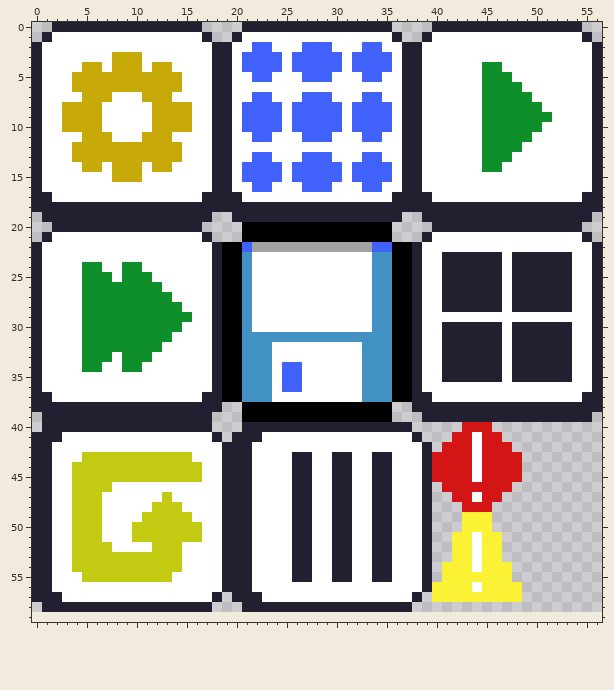
A pixel-art sprite gets an edit: sheet.png. This is how it looked before the edit.
The file is 57x59 pixels. The old version is drawn lined up with the new one, on the new canvas.
After:
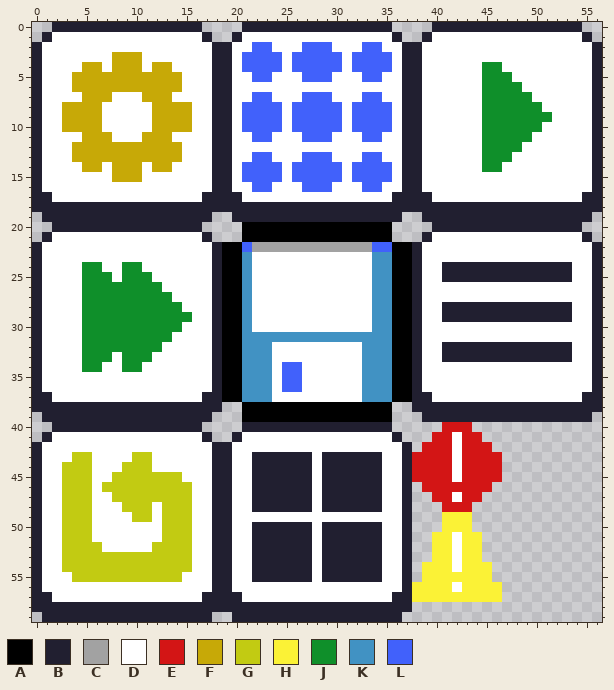
Palette (. is transparent): A #000000  B #211f30  C #a2a2a2  D #ffffff  E #d31515  F #c7a907  G #c2cb12  H #fbf236  J #0f8f2a  K #4192c3  L #4161fb
Message: Remove sprite rotation on sheet.png.
The edit:
canvas 57x59 -> 57x60
y 23: x 41..46 BBBBBB -> DDDDDD; x 48..53 BBBBBB -> DDDDDD
y 24..25: x 47 D -> B
y 26..27: x 41..46 BBBBBB -> DDDDDD; x 48..53 BBBBBB -> DDDDDD
y 28: x 47 D -> B
y 29: x 41..53 DDDDDDDDDDDDD -> BBBBBBBBBBBBB
y 30..31: x 41..46 BBBBBB -> DDDDDD; x 48..53 BBBBBB -> DDDDDD
y 32..33: x 47 D -> B
y 34..35: x 41..46 BBBBBB -> DDDDDD; x 48..53 BBBBBB -> DDDDDD
y 40: x 1 B -> .; x 17 B -> .; x 36..37 BB -> ..; x 41..42 .. -> EE; x 44..45 EE -> ..
y 41: x 0 B -> .; x 2 B -> D; x 17..18 DB -> B.; x 21..22 BB -> DD; x 36..38 DDB -> B..; x 40..42 ..E -> EED; x 44..46 DEE -> E..
y 42: x 1 B -> D; x 18 D -> B; x 20..21 BB -> DD; x 37..40 DDB. -> B.EE; x 42 E -> D; x 44 D -> E; x 46..47 EE -> ..
y 43: x 1 B -> D; x 4 D -> G; x 6..9 GGGG -> DDDD; x 12..15 GGGG -> DDDD; x 18 D -> B; x 20..25 BBDDDD -> DDBBBB; x 29 D -> B; x 32..33 DD -> BB; x 35 B -> D; x 37..39 DDB -> BEE; x 42 E -> D; x 44 D -> E; x 47..48 EE -> ..
y 44: x 1 B -> D; x 3 D -> G; x 6..8 GGG -> DDD; x 12..16 GGGGG -> DDDDD; x 18 D -> B; x 20..25 BBDDDD -> DDBBBB; x 29 D -> B; x 32..33 DD -> BB; x 35 B -> D; x 37..39 DDB -> BEE; x 42 E -> D; x 44 D -> E; x 47..48 EE -> ..
y 45: x 1 B -> D; x 3 D -> G; x 6..7 GG -> DD; x 15..16 GG -> DD; x 18 D -> B; x 20..25 BBDDDD -> DDBBBB; x 29 D -> B; x 32..33 DD -> BB; x 35 B -> D; x 37..39 DDB -> BEE; x 42 E -> D; x 44 D -> E; x 47..48 EE -> ..
y 46: x 1 B -> D; x 3 D -> G; x 6 G -> D; x 8..15 DDDDDDDD -> GGGGGGGG; x 18 D -> B; x 20..25 BBDDDD -> DDBBBB; x 29 D -> B; x 32..33 DD -> BB; x 35 B -> D; x 37..40 DDB. -> B.EE; x 46..47 EE -> ..
y 47: x 1 B -> D; x 3 D -> G; x 6 G -> D; x 8..12 DDDDD -> GGGGG; x 14..15 DD -> GG; x 18 D -> B; x 20..25 BBDDDD -> DDBBBB; x 29 D -> B; x 32..33 DD -> BB; x 35 B -> D; x 37..42 DDB..E -> B..EED; x 44..46 DEE -> E..
y 48: x 1 B -> D; x 3 D -> G; x 6 G -> D; x 9..12 DDDG -> GGGD; x 15 D -> G; x 18 D -> B; x 20..25 BBDDDD -> DDBBBB; x 29 D -> B; x 32..33 DD -> BB; x 35 B -> D; x 37..39 DDB -> B..; x 41..42 .. -> EE; x 44..45 EE -> ..
y 49: x 1 B -> D; x 3 D -> G; x 6 G -> D; x 10 D -> G; x 12 G -> D; x 18 D -> B; x 20..21 BB -> DD; x 26..27 BB -> DD; x 30..31 BB -> DD; x 34..35 BB -> DD; x 37..39 DDB -> B..; x 41..42 .. -> HH; x 44..45 HH -> ..
y 50: x 1 B -> D; x 3 D -> G; x 6 G -> D; x 10..12 GGG -> DDD; x 16 G -> D; x 18 D -> B; x 20..25 BBDDDD -> DDBBBB; x 29 D -> B; x 32..33 DD -> BB; x 35 B -> D; x 37..39 DDB -> B..; x 41..42 .. -> HH; x 44..45 HH -> ..
y 51: x 1 B -> D; x 3 D -> G; x 6 G -> D; x 10..12 GGG -> DDD; x 16 G -> D; x 18 D -> B; x 20..25 BBDDDD -> DDBBBB; x 29 D -> B; x 32..33 DD -> BB; x 35 B -> D; x 37..42 DDB..H -> B..HHD; x 44..46 DHH -> H..
y 52: x 1 B -> D; x 3 D -> G; x 7 G -> D; x 15 D -> G; x 18 D -> B; x 20..25 BBDDDD -> DDBBBB; x 29 D -> B; x 32..33 DD -> BB; x 35 B -> D; x 37..42 DDB..H -> B..HHD; x 44..46 DHH -> H..
y 53: x 1 B -> D; x 3 D -> G; x 15 D -> G; x 18 D -> B; x 20..25 BBDDDD -> DDBBBB; x 29 D -> B; x 32..33 DD -> BB; x 35 B -> D; x 37..42 DDB..H -> B..HHD; x 44..46 DHH -> H..
y 54: x 1 B -> D; x 3 D -> G; x 15 D -> G; x 18 D -> B; x 20..25 BBDDDD -> DDBBBB; x 29 D -> B; x 32..33 DD -> BB; x 35 B -> D; x 37..40 DDB. -> B.HH; x 42 H -> D; x 44 D -> H; x 46..47 HH -> ..
y 55: x 1 B -> D; x 4 D -> G; x 14 D -> G; x 18 D -> B; x 20..25 BBDDDD -> DDBBBB; x 29 D -> B; x 32..33 DD -> BB; x 35 B -> D; x 37..40 DDB. -> B.HH; x 46..47 HH -> ..
y 56: x 1 B -> D; x 18 D -> B; x 20..21 BB -> DD; x 37..39 DDB -> BHH; x 42 H -> D; x 44 D -> H; x 47..48 HH -> ..
y 57: x 2 B -> D; x 17 D -> B; x 19 . -> B; x 21..22 BB -> DD; x 36..39 DDB. -> BBHH; x 47..48 HH -> ..
y 58: x 0 . -> B; x 18..20 ... -> BBB
y 59: x 1..17 ................. -> BBBBBBBBBBBBBBBBB; x 20..36 ................. -> BBBBBBBBBBBBBBBBB
Changed places in both pictures, as pixel boxes (x1, y1, x2, y2):
changed: (442, 252, 572, 382)
changed: (32, 422, 522, 622)
